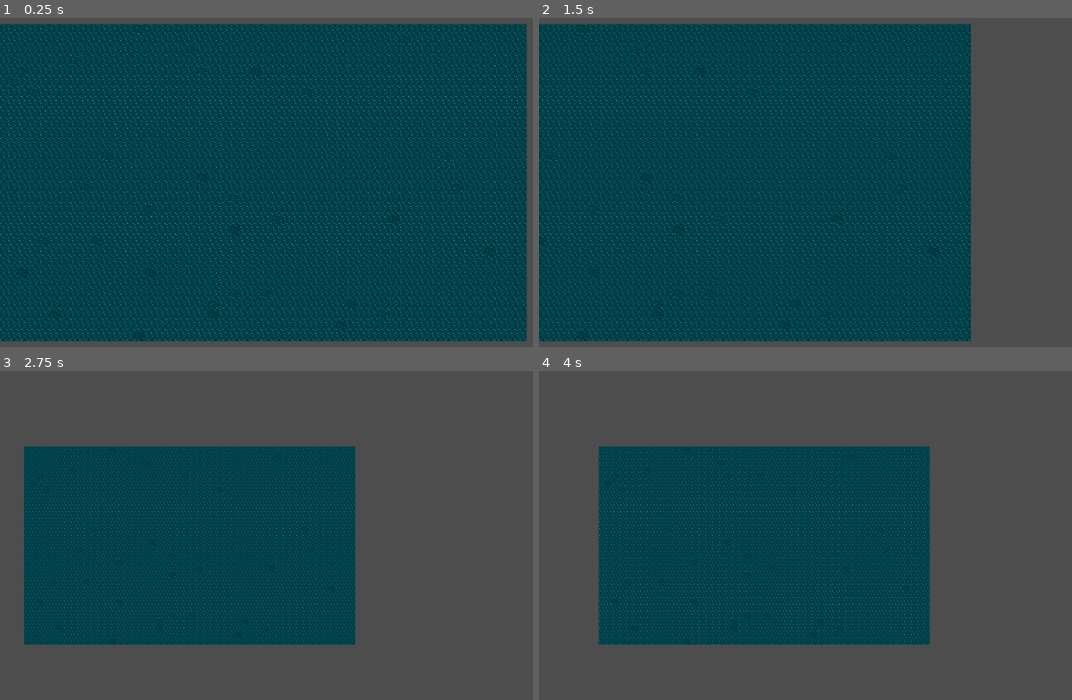
Above: before the commit, frames 1-4 (two rows, left to right).
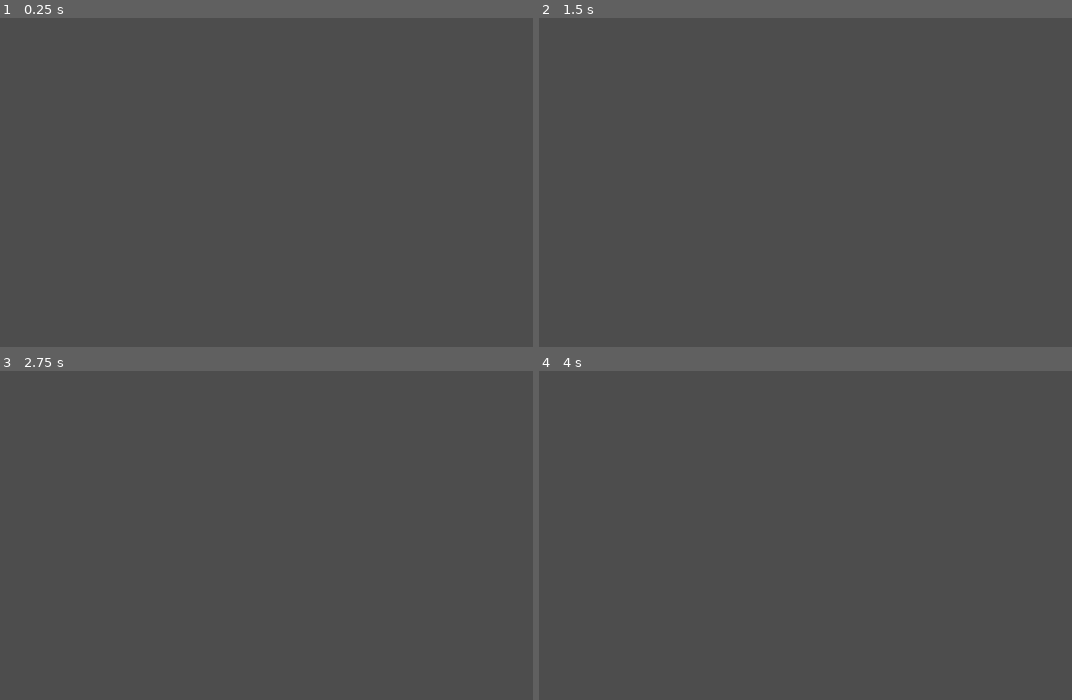
Above: after the commit, the same moments.

Repository: ValentinBirth/Korallenwachstum
Game: Godot game, scene res://main.tscn
Two runs of this game, one before a commit and one after it. Both use one fixed random seed, a clock stepped at 60 frames per second and the inputs below.
Inputs (mouse positions are in pixels of both pictures, inside the frame that each line leads up to):
- Up to frame 1 (0.25 s): no input
- Up to frame 2 (1.5 s): tap Enter at 0.5 s; move the mouse to (outside the picture) at 0.52 s; hold Right (ui_right) 0.53-1.25 s; click (outside the picture) at 0.6 s; drag from (768, 231) to (880, 294) at 1.27 s
- Up to frame 3 (2.75 s): tap Space at 2 s; move the mouse to (458, 466) at 2.02 s; hold Right (ui_right) from 2.03 s (still down); tap Mouse wheel down (zoom_out) at 2.1 s; click (458, 466) at 2.3 s
- Up to frame 4 (4 s): release Right (ui_right) at 2.75 s; drag from (880, 647) to (693, 499) at 2.77 s; tap Enter at 3.5 s; move the mouse to (outside the picture) at 3.52 s; hold Left (ui_left) from 3.53 s (still down); click (outside the picture) at 3.6 s

The runs differ from the first frame. In frame 1, 95% of the frame differs, in the area x 0-99%, y 1-99%; in frame 2, 78%; in frame 3, 37%; in frame 4, 37%.

Commit message:
Wasser kann nun manuell per Linksklick gesetzt werden

Diff:
--- a/DiffusionLogic.gd
+++ b/WaterSimulation.gd
@@ -1,6 +1,6 @@
 extends Object
 
-class_name DiffusionLogic
+class_name WaterSimulation
 
 var GRID_WIDTH: int
 var GRID_HEIGHT: int
@@ -99,3 +99,6 @@
 
 func get_salt_grid() -> Array:
 	return salt_grid
+
+func set_water(tile_coords: Vector2i,water_level: float):
+	grid[tile_coords.y][tile_coords.x] = water_level;
--- a/main.gd
+++ b/main.gd
@@ -3,13 +3,13 @@
 class_name MainSimulation
 
 # Importiere das DiffusionLogic-Script
-@export var diffusion_logic_script: Script
+@export var water_simulation_script: Script
 
 # TileMap-Referenzen
 @onready var water_layer: TileMapLayer = $layer_holder/WaterLayer
 
-# Diffusionslogik-Instanz
-var diffusion_logic
+# Wassersimulations-Instanz
+var water_simulation
 
 # Konstanten für das Grid
 const GRID_WIDTH: int = 50
@@ -21,17 +21,18 @@
 
 func _ready():
 	# Lade die Diffusionslogik dynamisch
-	diffusion_logic = diffusion_logic_script.new(GRID_WIDTH, GRID_HEIGHT)
-	diffusion_logic.randomize_grids()
+	water_simulation = water_simulation_script.new(GRID_WIDTH, GRID_HEIGHT)
+	#water_simulation.randomize_grids()
 
 	# Initiale Darstellung
 	update_layers()
 
 func _process(delta: float):
+	handle_water_placement()
 	time_since_last_step += delta
 	if time_since_last_step >= step_time:
 		# Diffusion aktualisieren
-		#diffusion_logic.update_diffusion()
+		water_simulation.update_diffusion()
 
 		# Darstellung aktualisieren
 		update_layers()
@@ -40,8 +41,8 @@
 		time_since_last_step = 0.0
 
 func update_layers():
-	var water_grid = diffusion_logic.get_water_grid()
-	var salt_grid = diffusion_logic.get_salt_grid()
+	var water_grid = water_simulation.get_water_grid()
+	var salt_grid = water_simulation.get_salt_grid()
 
 	for y in range(GRID_HEIGHT):
 		for x in range(GRID_WIDTH):
@@ -51,14 +52,28 @@
 
 # Bestimme das passende Tile aus dem TileSet basierend auf den Werten von Wasser und Salz
 func get_tile_id_for_value(water_value: float, salt_value: float) -> Vector2i:
-	# Beispiel für einfache Wertezuordnung#
+
 	var salt_level: int
-	salt_level = int(clamp(salt_value * 5, 1, 5))
+	salt_level = int(clamp(salt_value * 5, 0, 4))
 	var water_level: int
-	water_level = int(clamp(water_value * 5, 1, 5))
+	water_level = int(clamp(water_value * 5, 0, 4))
 	if water_level == 0:
 		return Vector2i(0,1)
-	if salt_level >=0:
+	if salt_level >0:
 		return Vector2i(salt_level,0)
 	else:
 		return Vector2i(water_level,1)
+
+func world_to_tile(world_pos: Vector2) -> Vector2i:
+		return water_layer.local_to_map(world_pos)
+
+func is_within_bounds(tile_coords: Vector2i) -> bool:
+	return tile_coords.x >= 0 and tile_coords.x < GRID_HEIGHT-1 and \
+		tile_coords.y >= 0 and tile_coords.y < GRID_WIDTH-1
+
+func handle_water_placement():
+	if Input.is_action_just_pressed("left_click"):
+		var tile_coords = world_to_tile(get_global_mouse_position())
+		if is_within_bounds(tile_coords):
+			print("detected input at:" + str(tile_coords))
+			water_simulation.set_water(tile_coords,1)
--- a/main.tscn
+++ b/main.tscn
@@ -1,14 +1,14 @@
 [gd_scene load_steps=5 format=3 uid="uid://cyov4tow1mp7u"]
 
 [ext_resource type="Script" path="res://main.gd" id="1_1s04c"]
-[ext_resource type="Script" path="res://DiffusionLogic.gd" id="2_gopkc"]
+[ext_resource type="Script" path="res://WaterSimulation.gd" id="2_rmgnp"]
 [ext_resource type="Script" path="res://cam.gd" id="3_ftohf"]
 [ext_resource type="TileSet" uid="uid://ci3sklw6b4i6d" path="res://tileset.tres" id="3_lqoxm"]
 
 [node name="Main" type="Node2D"]
 position = Vector2(583, 280)
 script = ExtResource("1_1s04c")
-diffusion_logic_script = ExtResource("2_gopkc")
+water_simulation_script = ExtResource("2_rmgnp")
 
 [node name="layer_holder" type="Node2D" parent="."]
 position = Vector2(-581, -280)
--- a/project.godot
+++ b/project.godot
@@ -27,3 +27,8 @@
 "events": [Object(InputEventMouseButton,"resource_local_to_scene":false,"resource_name":"","device":-1,"window_id":0,"a …(259 unchanged characters)…
 ]
 }
+left_click={
+"deadzone": 0.5,
+"events": [Object(InputEventMouseButton,"resource_local_to_scene":false,"resource_name":"","device":-1,"window_id":0,"alt_pressed":false,"shift_pressed":false,"ctrl_pressed":false,"meta_pressed":false,"button_mask":0,"position":Vector2(0, 0),"global_position":Vector2(0, 0),"factor":1.0,"button_index":1,"canceled":false,"pressed":false,"double_click":false,"script":null)
+]
+}
